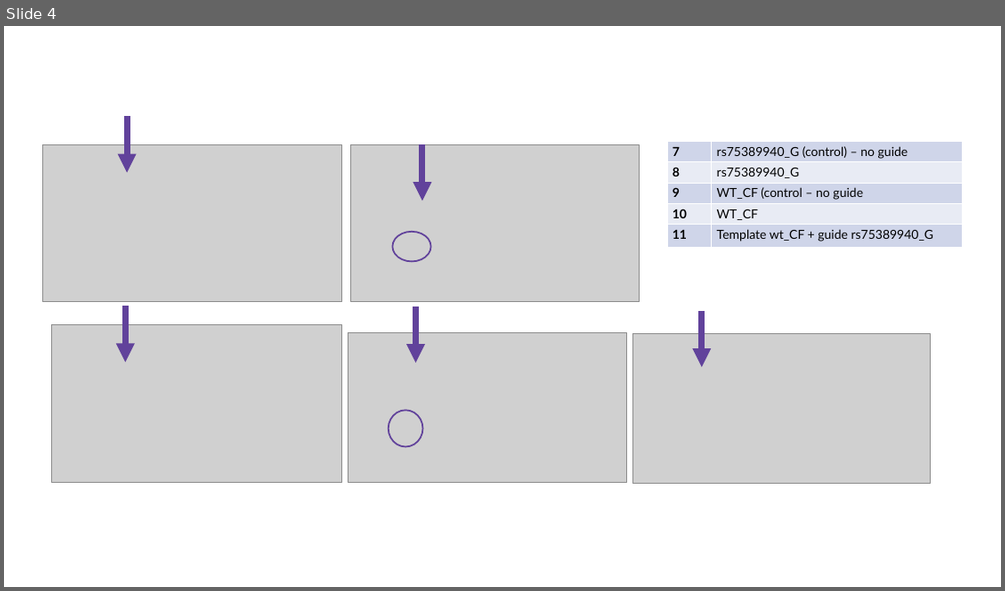
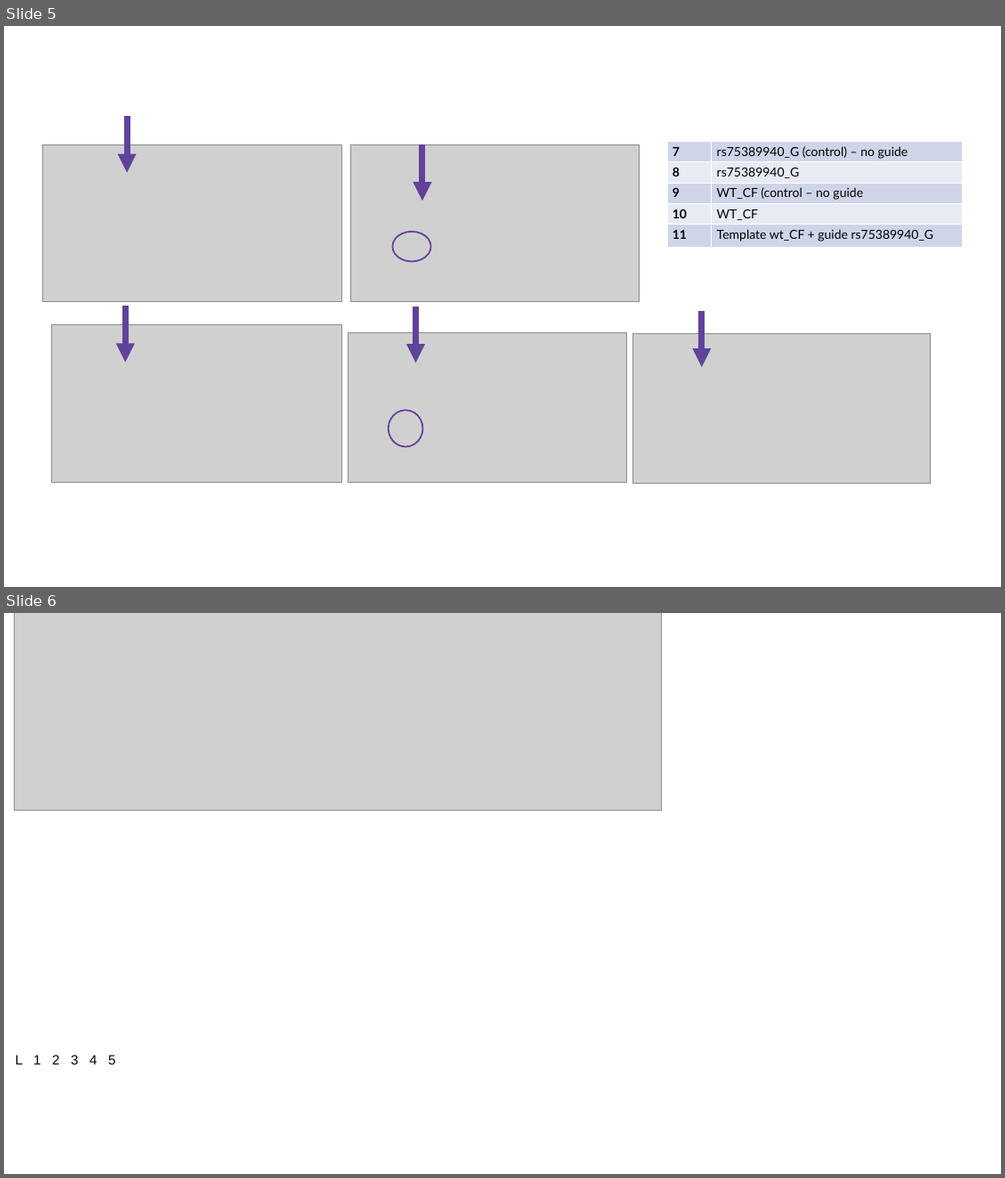
Before and after one commit to igem-team-cmuq-2019/wiki, a slide deck: IGEM_VERSION/img/results page templates.pptx. Shown one above the other, each under a label of ours: slide 4 before the commit, slides 5 and 6 after it. The pictures are 1005x591 and 1005x1178 pixels, drawn with LibreOffice and Linux fonts; fonts in the diff are those of the drawing; grey boxes stand for pictures. Boxes give left, top, right and bottom in pixels: in the first picture for what was removed or moved away, otherwise in the second. Text is boxed around its words. In the diff, an @@ line names an element or a change of style, - is before the commit and + after.

```diff
--- a/IGEM_VERSION/img/results page templates.pptx
+++ b/IGEM_VERSION/img/results page templates.pptx
@@ slide 6 added at [4, 613, 1001, 1174], background #FFFFFF @@
@@ picture added at [15, 613, 662, 811] @@
@@ text added at [16, 1054, 115, 1064], 13 pt, text #000000 @@
+L 1 2 3 4 5
@@ what was slide 4 is now slide 5 @@
```
Also in this commit, not shown: 1 slide changed, 1 other slide added, 10 other files.
